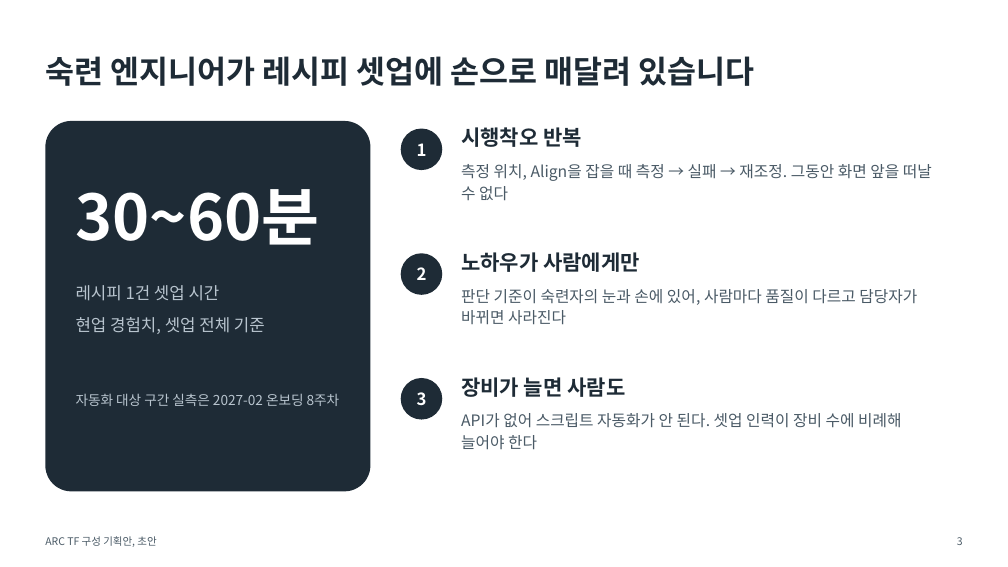
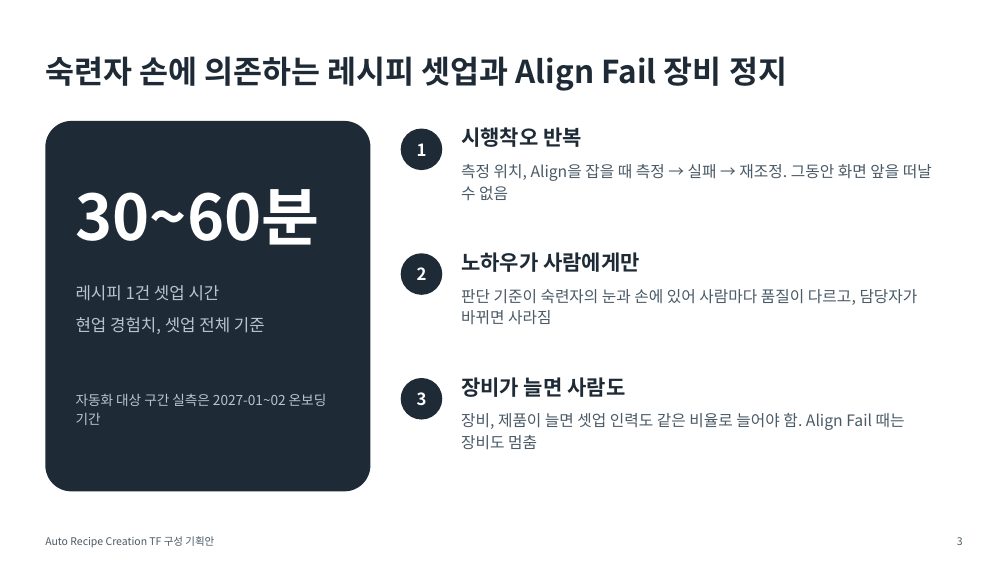
Before and after one commit to DarrenKoi/pm_notes, a slide deck: slide 3 of my-task/arc-tf/deliverables/arc-tf-proposal.pptx. Drawn at 1008x567 pixels with LibreOffice and Linux fonts; fonts in the diff are those of the drawing. Boxes give left, top, right and bottom in pixels: in the first picture for what was removed or moved away, otherwise in the second. Text is boxed around its words. In the diff, an @@ line names an element or a change of style, - is before the commit and + after.

```diff
--- a/my-task/arc-tf/deliverables/arc-tf-proposal.pptx
+++ b/my-task/arc-tf/deliverables/arc-tf-proposal.pptx
@@ text at (45, 56, 787, 91): text changed @@
-숙련 엔지니어가 레시피 셋업에 손으로 매달려 있습니다
+숙련자 손에 의존하는 레시피 셋업과 Align Fail 장비 정지
@@ text at (461, 164, 932, 200): text changed @@
-측정 위치, Align을 잡을 때 측정 → 실패 → 재조정. 그동안 화면 앞을 떠날 수 없다
+측정 위치, Align을 잡을 때 측정 → 실패 → 재조정. 그동안 화면 앞을 떠날 수 없음
@@ text at (461, 289, 918, 325): text changed @@
-판단 기준이 숙련자의 눈과 손에 있어, 사람마다 품질이 다르고 담당자가 바뀌면 사라진다
+판단 기준이 숙련자의 눈과 손에 있어 사람마다 품질이 다르고, 담당자가 바뀌면 사라짐
@@ text at (76, 393, 327, 425): text changed @@
-자동화 대상 구간 실측은 2027-02 온보딩 8주차
+자동화 대상 구간 실측은 2027-01~02 온보딩 기간
@@ text at (461, 413, 905, 450): text changed @@
-API가 없어 스크립트 자동화가 안 된다. 셋업 인력이 장비 수에 비례해 늘어야 한다
+장비, 제품이 늘면 셋업 인력도 같은 비율로 늘어야 함. Align Fail 때는 장비도 멈춤
@@ text at (45, 536, 214, 548): text changed @@
-ARC TF 구성 기획안, 초안
+Auto Recipe Creation TF 구성 기획안
```
Also in this commit, not shown: 6 other slides changed, 6 slides added, 4 slides removed, 12 other files.
